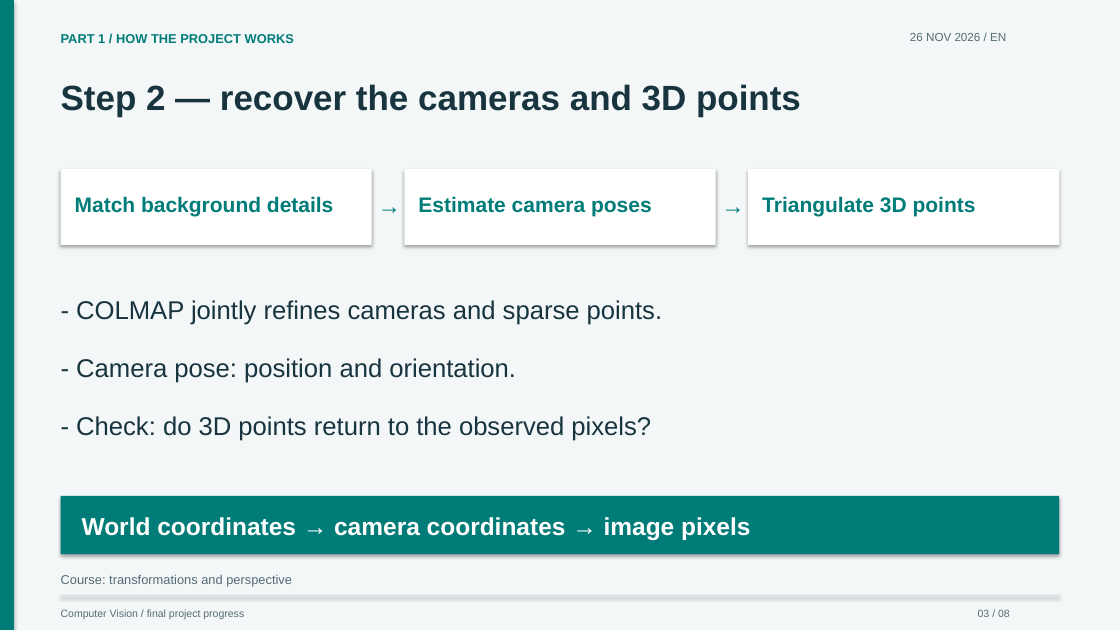
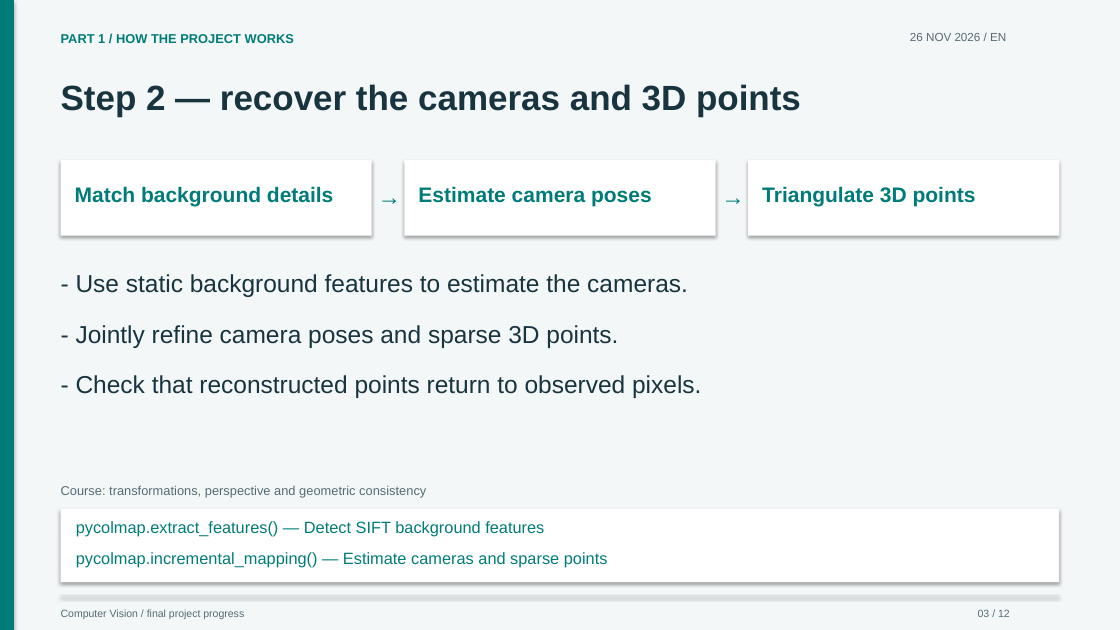
Before and after one commit to craptou/Projet_4D_Gaussian_Splatting, a slide deck: slide 3 of presentations/progress-2026-11-26.en.pptx. Drawn at 1120x630 pixels with LibreOffice and Linux fonts; fonts in the diff are those of the drawing. Boxes give left, top, right and bottom in pixels: in the first picture for what was removed or moved away, otherwise in the second. Text is boxed around its words. In the diff, an @@ line names an element or a change of style, - is before the commit and + after.

```diff
--- a/presentations/progress-2026-11-26.en.pptx
+++ b/presentations/progress-2026-11-26.en.pptx
@@ 5 texts, 3 rectangles: place and size @@
-5 texts, 3 rectangles at (60,169,1060,245)
+5 texts, 3 rectangles at (60,160,1060,235)
@@ text at (76,274,688,297): text changed; size 22 to 21 pt @@
-- COLMAP jointly refines cameras and sparse points.
+- Use static background features to estimate the cameras.
@@ text at (76,325,618,348): text changed; size 22 to 21 pt @@
-- Camera pose: position and orientation.
+- Jointly refine camera poses and sparse 3D points.
@@ text at (76,375,701,398): text changed; size 22 to 21 pt @@
-- Check: do 3D points return to the observed pixels?
+- Check that reconstructed points return to observed pixels.
@@ rectangle: place and size @@
-rectangle at (60,496,1060,554)
+rectangle at (60,509,1060,583)
@@ rectangle at (60,509,1060,583): fill #007C78 to #FFFFFF @@
@@ text at (61,485,426,498): text changed @@
-Course: transformations and perspective
+Course: transformations, perspective and geometric consistency
@@ text added at (76,521,544,536), 14 pt, text #007C78 @@
+pycolmap.extract_features() — Detect SIFT background features
@@ text removed at (82,517,750,540) @@
-World coordinates → camera coordinates → image pixels
@@ text added at (76,552,608,568), 14 pt, text #007C78 @@
+pycolmap.incremental_mapping() — Estimate cameras and sparse points
@@ text at (978,609,1010,617): text changed @@
-03 / 08
+03 / 12
```
Also in this commit, not shown: 7 other slides changed, 4 slides added, 2 slides removed, 14 other files.
